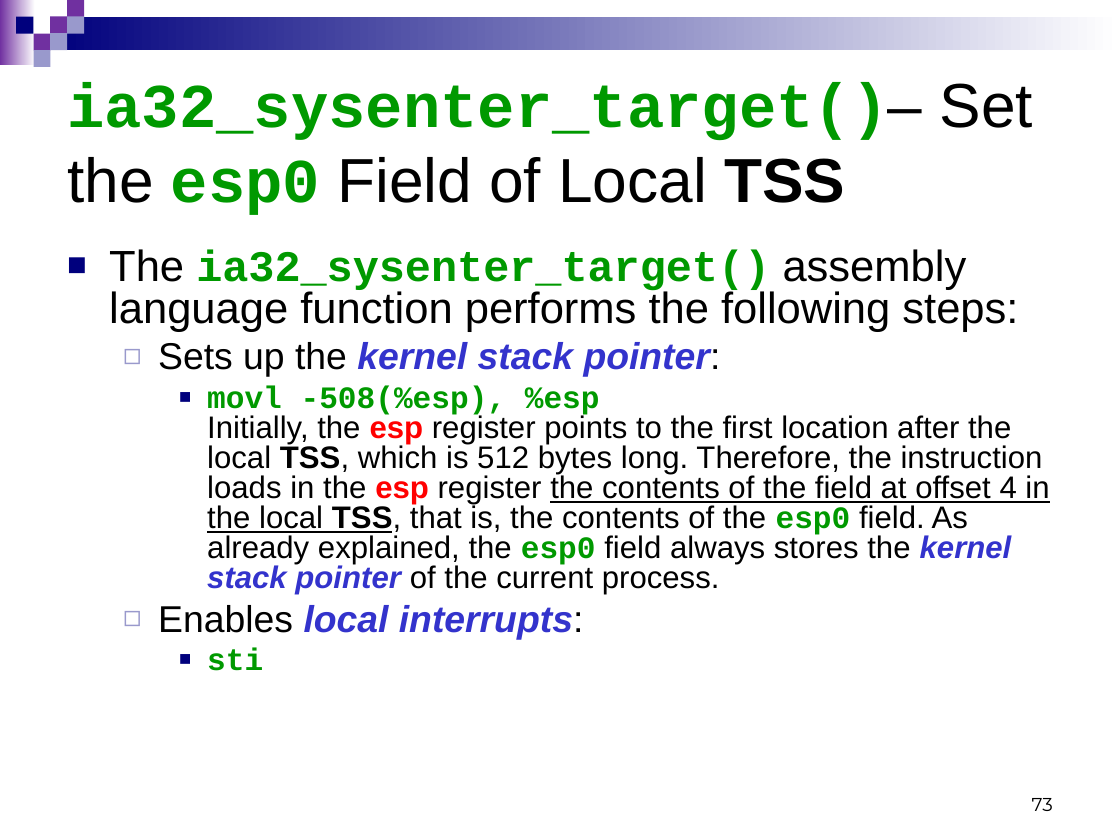
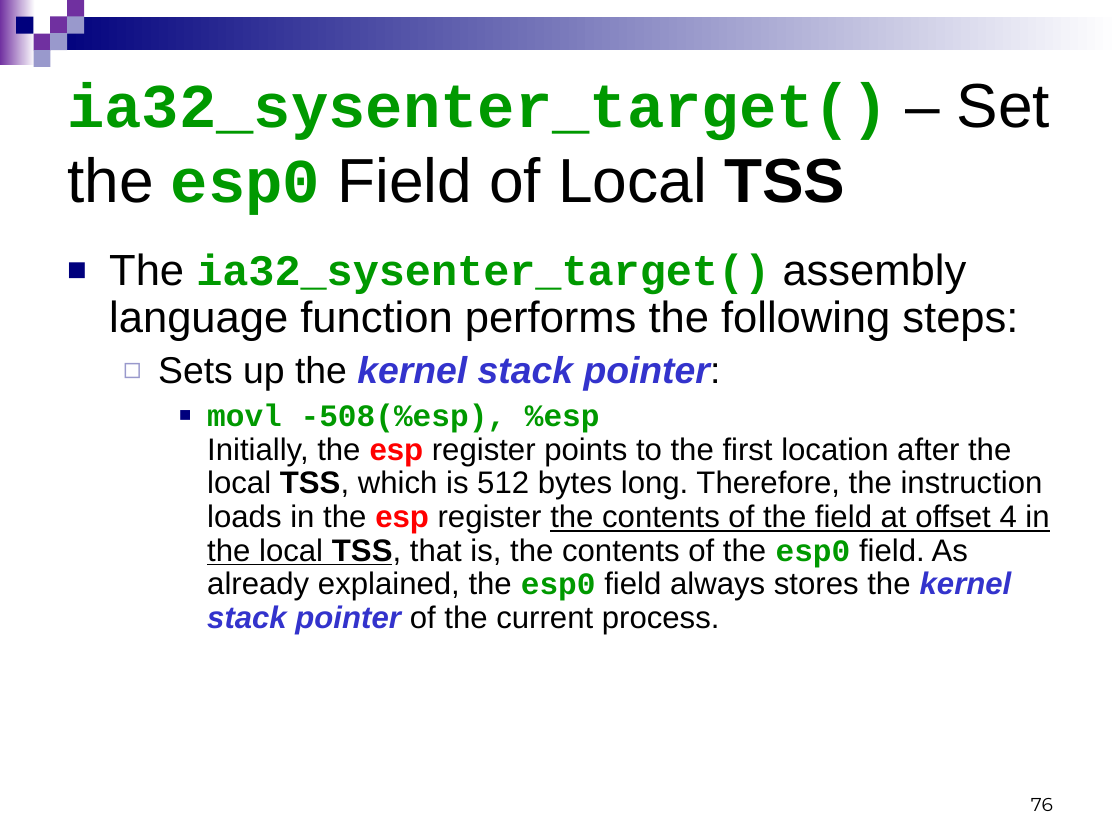
Before and after one commit to Cuda-Chen/Linux-Operating-System, a slide deck: slide 76 of linuxLecture_system_call_3_9.ppt (slide 73 before the commit). Drawn at 1120x840 pixels with LibreOffice and Linux fonts; fonts in the diff are those of the drawing. Boxes give left, top, right and bottom in pixels: in the first picture for what was removed or moved away, otherwise in the second. Text is boxed around its words. In the diff, an @@ line names an element or a change of style, - is before the commit and + after.

```diff
--- a/linuxLecture_system_call_3_9.ppt
+++ b/linuxLecture_system_call_3_9.ppt
@@ title at (x1=67, y1=83, x2=1050, y2=215): spaces changed @@
-ia32_sysenter_target()– Set the esp0 Field of Local TSS
+ia32_sysenter_target() – Set the esp0 Field of Local TSS
@@ text "The ia32_sysenter_target() assembly language function ..." at (x1=109, y1=253, x2=1049, y2=634): line spacing 0.8 to 0.9 @@
@@ text at (x1=158, y1=605, x2=584, y2=671): paragraphs removed @@
-  ◻ Enables local interrupts:
-    ■ sti
@@ page number at (x1=1031, y1=798, x2=1053, y2=811): text changed @@
-73
+76
```
Also in this commit, not shown: 6 other slides changed, 4 slides added, 1 other file.
